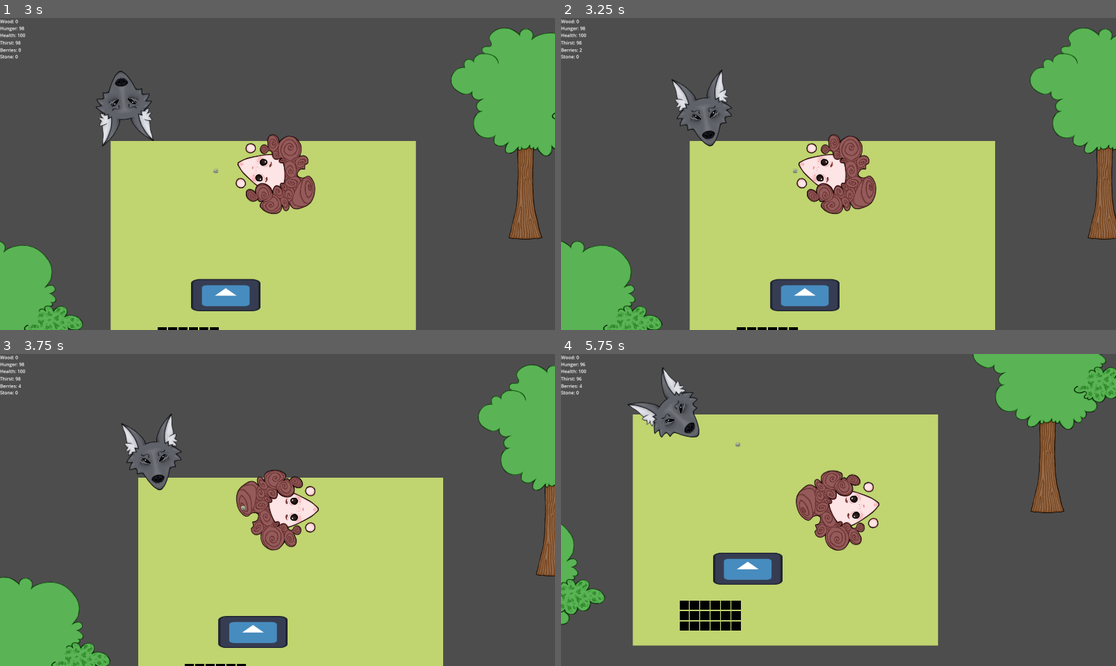
Above: before the commit, frames 1-4 (two rows, left to right).
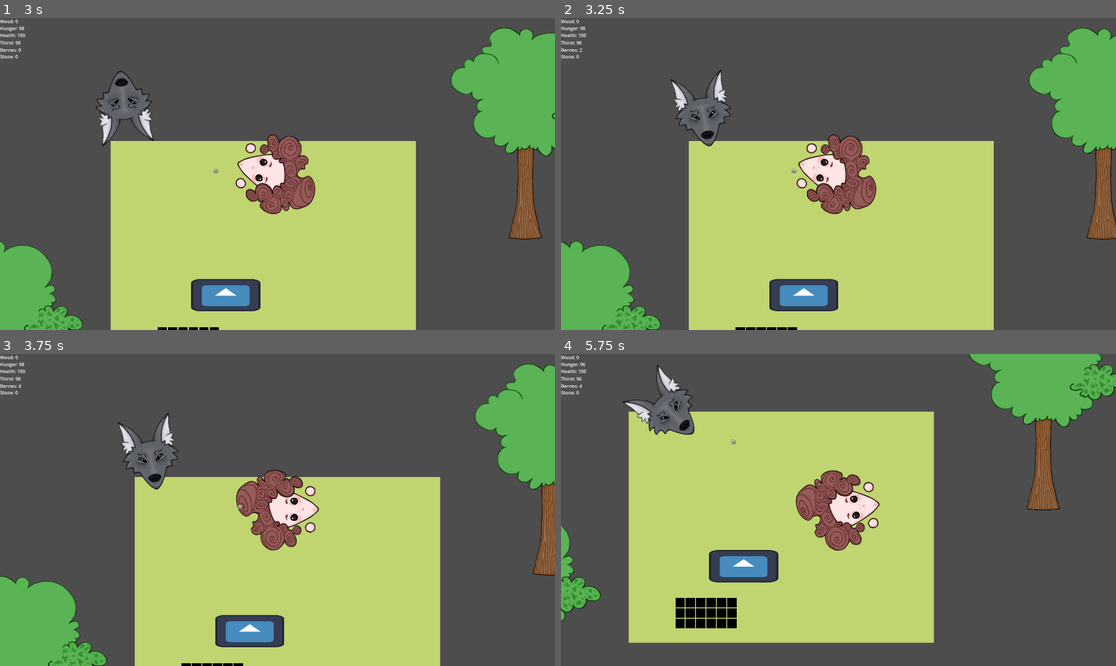
Above: after the commit, the same moments.

Repository: 7riciu/survival-game
Game: Godot game, scene res://scenes/game.tscn
The game is run twice, just before and just after one commit, with the same random seed, the same clock (stepped at 60 frames per second) and the same inputs. The engine's default icon, where the game draws it, is replaced by a stand-in: a white triangle on a blue panel in a dark square.
Inputs (mouse positions are in pixels of both pictures, inside the frame that each line leads up to):
- Up to frame 1 (3 s): click (144, 202) at 0.52 s; tap Enter at 1.25 s; move the mouse to (249, 236) at 1.27 s; hold Up (up) 1.28-2.78 s; click (249, 236) at 1.35 s; tap E (e) at 1.55, 2.1 s; move the mouse to (444, 220) at 2.02 s; click (444, 220) at 2.3 s; move the mouse to (111, 127) at 2.77 s; hold Left (left) from 2.78 s (still down); click (111, 127) at 2.85 s
- Up to frame 2 (3.25 s): keep holding Left (left); tap E (e) at 3.05 s
- Up to frame 3 (3.75 s): keep holding Left (left); move the mouse to (305, 510) at 3.52 s; tap E (e) at 3.6 s
- Up to frame 4 (5.75 s): click (866, 510) at 3.8 s; move the mouse to (755, 432) at 4.27 s; release Left (left) at 4.28 s; hold Down (down) 4.28-5.03 s; tap Alt at 4.35 s; tap E (e) at 4.55 s; move the mouse to (960, 494) at 5.02 s; hold Right (right) from 5.03 s (still down); tap Shift at 5.1 s; click (960, 494) at 5.3 s

Frame 1 is identical in both runs. In frame 2, 2.0% of the frame differs, in the area x 0-100%, y 3-100%; in frame 3, 3.6%; in frame 4, 6.7%, in the area x 0-100%, y 0-94%.
Error in both runs: Invalid assignment of property or key 'amount' with value of type 'int' on a base object of type 'null instance'. (res://scripts/inventory.gd:56)

Commit message:
The wolf attacks the player

Diff:
--- a/scenes/player.tscn
+++ b/scenes/player.tscn
@@ -228,12 +228,8 @@
 }]
 
 [sub_resource type="CapsuleShape2D" id="CapsuleShape2D_31cv2"]
-radius = 88.0
-height = 192.0
-
-[sub_resource type="CapsuleShape2D" id="CapsuleShape2D_pf23h"]
-radius = 106.44483
-height = 212.88966
+radius = 134.0
+height = 268.0
 
 [node name="player" type="CharacterBody2D" groups=["player"]]
 script = ExtResource("1_g2els")
@@ -244,10 +240,5 @@
 autoplay = "idle"
 
 [node name="CollisionShape2D" type="CollisionShape2D" parent="."]
-position = Vector2(2, 48)
+position = Vector2(2, 12)
 shape = SubResource("CapsuleShape2D_31cv2")
-
-[node name="CollisionShape2D2" type="CollisionShape2D" parent="."]
-rotation = 0.05714403
-scale = Vector2(-1.2000015, 1.0392979)
-shape = SubResource("CapsuleShape2D_pf23h")
--- a/scenes/wolf.tscn
+++ b/scenes/wolf.tscn
@@ -21,7 +21,7 @@
 
 [sub_resource type="CapsuleShape2D" id="CapsuleShape2D_l0rve"]
 radius = 86.0
-height = 240.0
+height = 268.0
 
 [sub_resource type="CircleShape2D" id="CircleShape2D_mf2yl"]
 radius = 351.1638
--- a/scripts/health_ui.gd
+++ b/scripts/health_ui.gd
@@ -1,11 +1,6 @@
 extends Label
 
-var health = 100
+@onready var player = get_tree().get_first_node_in_group("player")
 
-func health_decrese_by_hunger():
-	health -= 2
-	self.text = "Health: " + str(health)
-
-func health_decrese_by_enemy():
-	health -= 10
-	self.text = "Health: " + str(health)
+func health_update():
+	self.text = "Health: " + str(player.health)
--- a/scripts/player.gd
+++ b/scripts/player.gd
@@ -9,6 +9,7 @@
 
 @onready var anim = $AnimatedSprite2D
 
+var health = 100
 var speed = 300.0
 var hunger = 100
 var thirst = 100
@@ -58,6 +59,12 @@
 				thirst = 100
 			thirst_ui.thirst_decrease_by_time()
 
+func health_decrese_by_wolf():
+	if  health > 0:
+		health -= 10
+		health_ui.health_update()
+		print(health)
+
 func pick_up_item(item):
 	var inv = get_tree().get_first_node_in_group("inventory")
 	inv.add_item_from_world(item)
--- a/scripts/wolf.gd
+++ b/scripts/wolf.gd
@@ -1,7 +1,8 @@
 extends CharacterBody2D
 
 @onready var player = get_tree().get_first_node_in_group("player")
-@onready var woolf_area = $Area2D
+@onready var health_ui = get_tree().get_first_node_in_group("health_ui")
+@onready var wolf_area = $Area2D
 @onready var fur_scene: PackedScene = preload("res://scenes/wolf_fur.tscn")
 @onready var meat_scene: PackedScene = preload("res://scenes/meat.tscn")
 
@@ -13,6 +14,7 @@
 var wander_direction:Vector2 = Vector2.ZERO
 var home_position: Vector2
 
+var is_attacking = false
 var target_player = null
 
 func _ready() -> void:
@@ -23,8 +25,8 @@
 		chase_player()
 	else:
 		wander(_delta)
-	if woolf_area.can_attack and Input.is_action_just_pressed("click"):
-			health -= player.sword_power
+	if wolf_area.can_attack and Input.is_action_just_pressed("click"):
+		health -= player.sword_power
 	if health <= 0:
 		var fur = fur_scene.instantiate()
 		var meat = meat_scene.instantiate()
@@ -41,6 +43,16 @@
 	velocity = direction * speed * 1.3
 	self.rotation = direction.angle() + deg_to_rad(-90)
 	move_and_slide()
+	attack()
+
+func attack():
+	if is_attacking:
+		return
+	is_attacking = true
+	if wolf_area.can_attack:
+		await get_tree().create_timer(2).timeout
+		player.health_decrese_by_wolf()
+	is_attacking = false
 
 func wander(delta):
 	timer -= delta
--- a/scripts/wolf_area.gd
+++ b/scripts/wolf_area.gd
@@ -1,4 +1,7 @@
 extends Area2D
+
+@onready var player = get_tree().get_first_node_in_group("player")
+@onready var health_ui = get_tree().get_first_node_in_group("health_ui")
 
 var can_attack = false
 
Not shown: 1 places in scenes/player.tscn that only renumber resources
